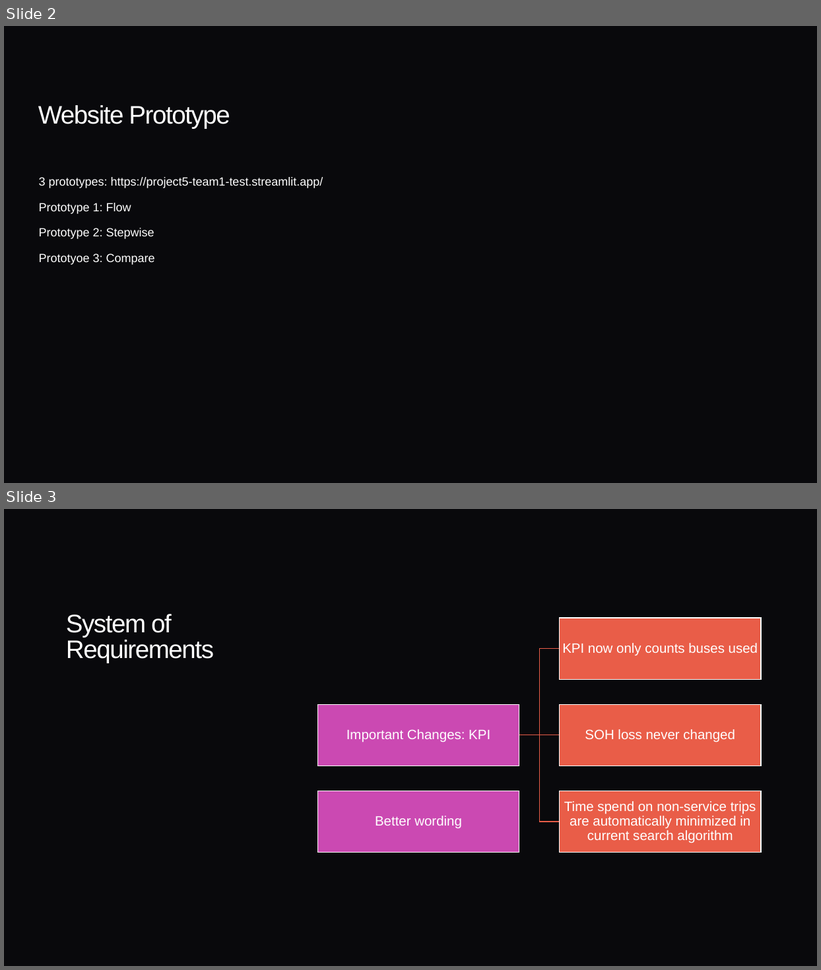
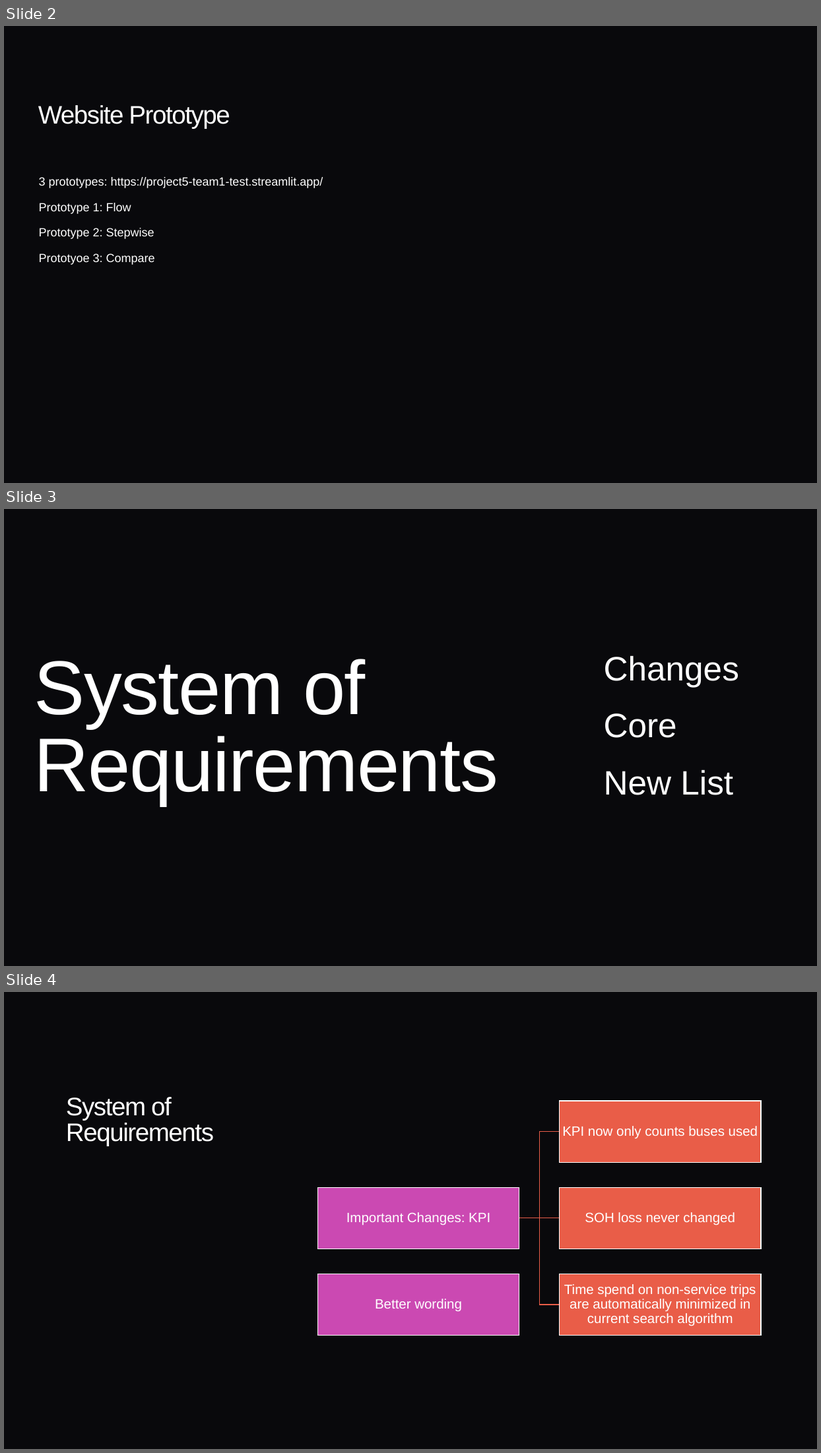
Before and after one commit to ginassadauskas/Project5Group1, a slide deck: Legal/StatementOfRequirementsV3.pptx. Shown one above the other, each under a label of ours: slides 2 and 3 before the commit, slides 2, 3 and 4 after it. The pictures are 821x970 and 821x1453 pixels, drawn with LibreOffice and Linux fonts; fonts in the diff are those of the drawing. Boxes give left, top, right and bottom in pixels: in the first picture for what was removed or moved away, otherwise in the second. Text is boxed around its words. In the diff, an @@ line names an element or a change of style, - is before the commit and + after.

```diff
--- a/Legal/StatementOfRequirementsV3.pptx
+++ b/Legal/StatementOfRequirementsV3.pptx
@@ slide 3 added at (x1=4, y1=509, x2=817, y2=966), background #09090C @@
@@ title added at (x1=34, y1=659, x2=499, y2=805), 90 pt, text #FFFFFF @@
+System of
+Requirements
@@ text added at (x1=604, y1=656, x2=739, y2=795), 40 pt, text #FFFFFF @@
+Changes
+Core
+New List
@@ what was slide 3 is now slide 4 @@
```
Also in this commit, not shown: 1 slide changed, 6 other slides added, 1 other file.
